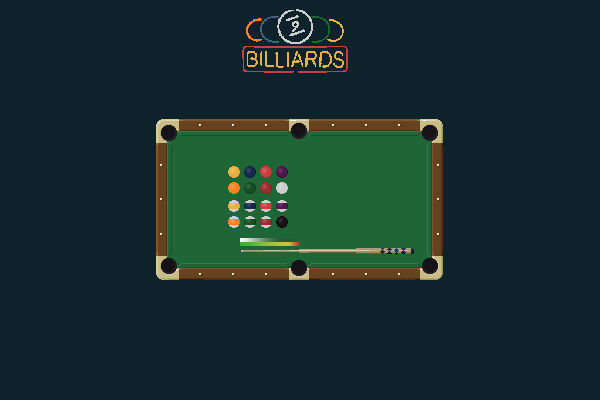
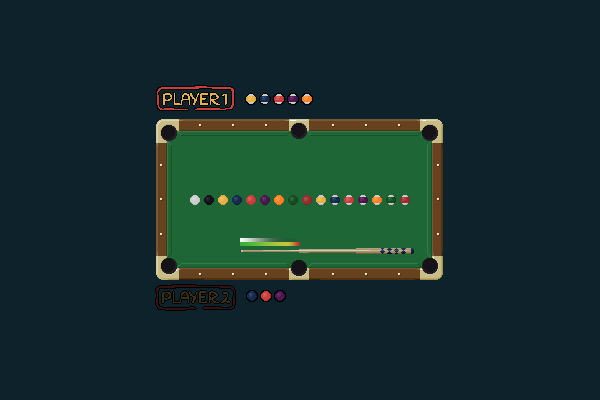
The second w=600, h=400 image is a revision of the first. Changes to its layers:
removed layer "Ebene 2" over [242, 9, 348, 73]
added group "logo" with 4 layers above "charge" over [155, 85, 313, 311]
added layer "Ebene 8" in group "logo" over [245, 93, 313, 302]
added layer "Ebene 6" in group "logo" over [155, 85, 236, 311]
removed layer "highlight" (2nd of 3, in "ball-group") (was soft light, 50%) from group "ball-group" over [232, 170, 281, 221]
removed layer "subtle" (was soft light, 35%) from group "ball-group" over [230, 168, 288, 228]
removed layer "balls" from group "ball-group" over [228, 166, 288, 228]
added layer "Ebene 3" in group "ball-group" over [190, 195, 410, 205]
